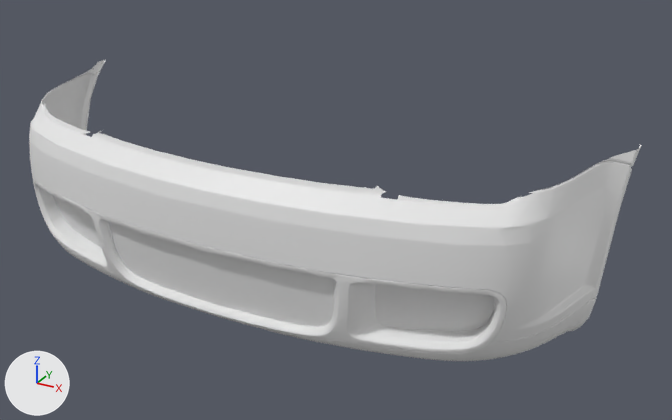
What one commit did to the glTF model public/parts/wendtStrom_frontBumper_euro.glb.
One viewpoint serves both versions: a 50 mm lens placed at (1.25, -3.751, 1.372), pointed at (0.142, -1.735, 0.364). Lighting does not change. The marker at lower left points along +X, +Y and +Z. The first picture is the older version. Where no turn or scale is listed for an object, it has been applied to the vertices.

In view in the first picture: 'frontBumper_euro'.
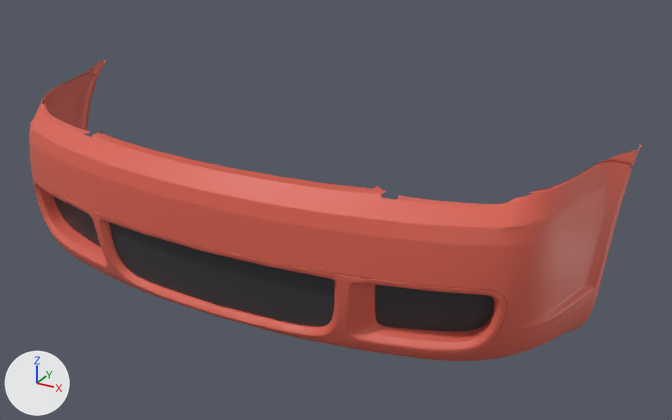
Where the change shows, as pixel boxes [x1, y1, x2, y2] in the pictures (672 x 420 px):
'frontBumper_euro', recoloured (white to red)
    both: [29, 60, 641, 361]

The change in detail:
Material 'Paint' (mat_paint) changes colour from white #e7e7e7 to red #da6150; in linear values from (0.8, 0.8, 0.8) to (0.7, 0.12, 0.08).
Material 'Black' (mat_black) changes colour from white #e7e7e7 to dark grey #38383c; in linear values from (0.8, 0.8, 0.8) to (0.04, 0.04, 0.045).
